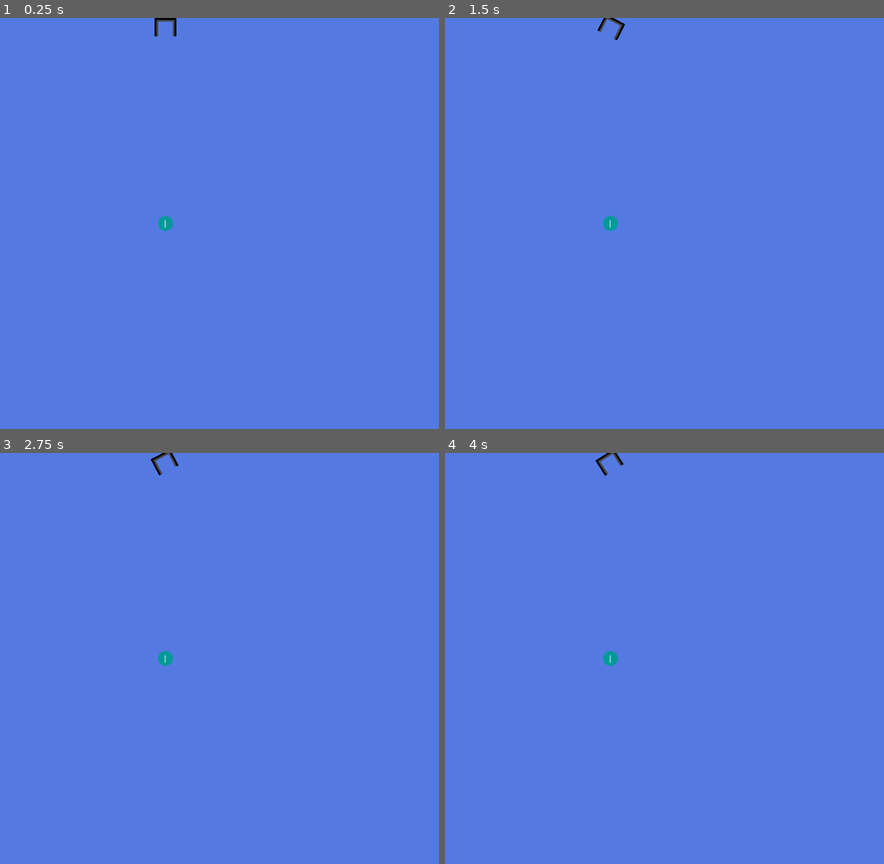
Above: before the commit, frames 1-4 (two rows, left to right).
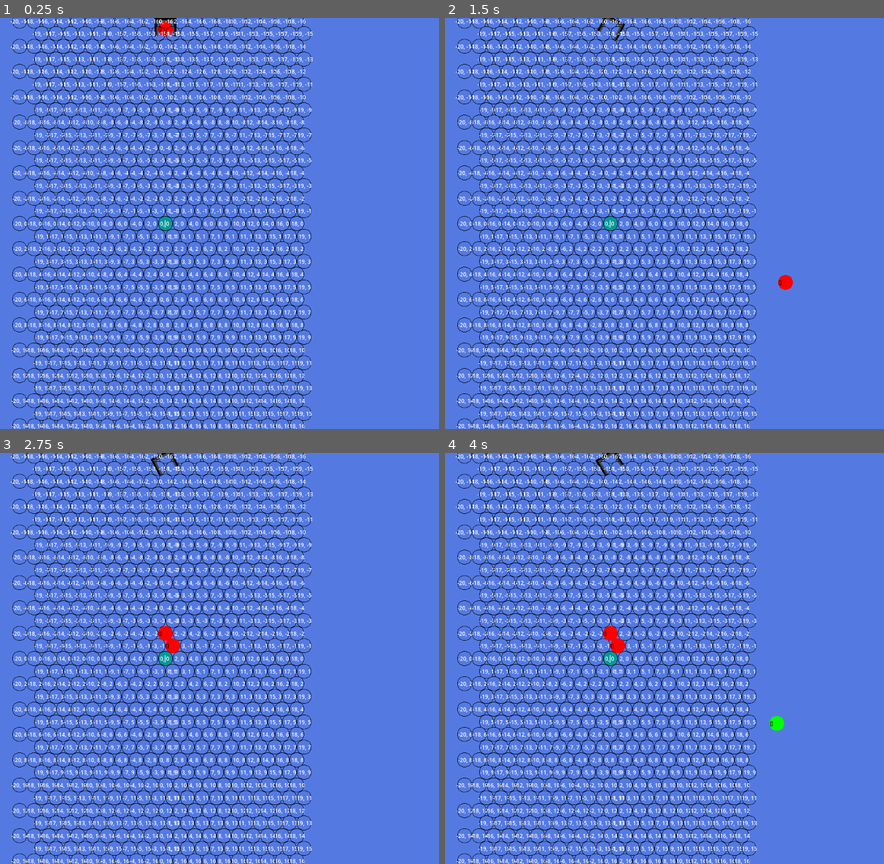
Above: after the commit, the same moments.

Repository: almostNathan/BubbleSpinnerRoguelike
Game: Godot game, scene res://main_arena.tscn
Two runs of this game, one before a commit and one after it. Both use one fixed random seed, a clock stepped at 60 frames per second and the inputs below.
Inputs (mouse positions are in pixels of both pictures, inside the frame that each line leads up to):
- Up to frame 1 (0.25 s): no input
- Up to frame 2 (1.5 s): tap Enter at 0.5 s; move the mouse to (730, 202) at 0.52 s; press the mouse at (730, 202) at 0.53 s; move the mouse to (502, 244) at 1.27 s; release the mouse at (502, 244) at 1.28 s; click (502, 244) at 1.35 s
- Up to frame 3 (2.75 s): move the mouse to (219, 568) at 2.02 s; press the mouse at (219, 568) at 2.03 s
- Up to frame 4 (4 s): move the mouse to (581, 740) at 2.77 s; release the mouse at (581, 740) at 2.78 s; click (581, 740) at 2.85 s; tap Space at 3.5 s; move the mouse to (774, 720) at 3.52 s; press the mouse at (774, 720) at 3.53 s

The runs differ from the first frame. In frame 1, 21% of the frame differs, in the area x 2-72%, y 0-100%; in frame 2, 21%; in frame 3, 21%; in frame 4, 21%, in the area x 2-78%, y 0-100%.
Error before the commit: Parse Error: Identifier "NEIGHBORS" not declared in the current scope. (res://Scripts/ball_grid_manager.gd:110)

Commit message:
figuring out new doubled coord system.

Diff:
--- a/Scenes/base_ball.tscn
+++ b/Scenes/base_ball.tscn
@@ -7,8 +7,8 @@
 radius = 16.0
 
 [sub_resource type="LabelSettings" id="LabelSettings_8jf2s"]
-font_size = 12
-font_color = Color(1, 0, 0, 1)
+font_size = 10
+font_color = Color(0, 0, 0, 1)
 
 [node name="BaseBall" type="Node2D"]
 script = ExtResource("1_8jf2s")
@@ -22,11 +22,11 @@
 shape = SubResource("CircleShape2D_kdads")
 
 [node name="Label" type="Label" parent="."]
-offset_left = -8.0
-offset_top = -9.0
-offset_right = 14.0
-offset_bottom = 14.0
-text = "0"
+offset_left = -15.0
+offset_top = -7.0
+offset_right = 13.0
+offset_bottom = 16.0
+text = "0,0"
 label_settings = SubResource("LabelSettings_8jf2s")
 
 [connection signal="area_entered" from="Area2D" to="." method="_on_area_2d_area_entered"]
--- a/Scripts/ball_grid_manager.gd
+++ b/Scripts/ball_grid_manager.gd
@@ -3,12 +3,17 @@
 
 const BALL_SIZE : int = 32
 const GRID_SIZE : int = 20
-const RELATIVE_RIGHT : Vector2i = Vector2i(1, 0)
-const RELATIVE_LEFT : Vector2i = Vector2i(-1, 0)
-const RELATIVE_UP_RIGHT : Vector2i = Vector2i(0, -1)
-const RELATIVE_UP_LEFT : Vector2i = Vector2i(1, -1)
-const RELATIVE_DOWN_RIGHT : Vector2i = Vector2i(0, 1)
+const RELATIVE_UP_LEFT : Vector2i = Vector2i(-1, -1)
+const RELATIVE_UP_RIGHT : Vector2i = Vector2i(1, -1)
+const RELATIVE_RIGHT : Vector2i = Vector2i(2, 0)
+const RELATIVE_DOWN_RIGHT : Vector2i = Vector2i(1, 1)
 const RELATIVE_DOWN_LEFT : Vector2i = Vector2i(-1, 1)
+const RELATIVE_LEFT : Vector2i = Vector2i(-2, 0)
+const NEIGHBORS : Array[Vector2i] = [
+		RELATIVE_RIGHT, RELATIVE_LEFT,
+		RELATIVE_UP_RIGHT, RELATIVE_UP_LEFT,
+		RELATIVE_DOWN_RIGHT, RELATIVE_DOWN_LEFT
+]
 
 var center_point : Vector2
 var grid_slot_dict : Dictionary[Vector2i, BallGridSlot]
@@ -24,7 +29,7 @@
 	shot_ball.reparent(self, true)
 
 	# find nearest available position to shot_ball
-	var closest_position : Vector2i = Vector2(0,0)
+	var closest_position : Vector2i = Vector2i(0,0)
 	var available_slots = get_available_slots()
 	for slot in available_slots:
 		# determine which slot is the closest to the ball.
@@ -50,6 +55,8 @@
 
 
 	update_available_positions()
+	print(get_connected_group(closest_position))
+
 
 func set_up_grid_locations():
 	#create a dictionary of
@@ -61,12 +68,14 @@
 		else:
 			x_offset = 0
 		for x in range(-GRID_SIZE,GRID_SIZE):
-
-			var new_relative_position = Vector2(x * BALL_SIZE + x_offset, y * (BALL_SIZE/2 * sqrt(3)))
-			var new_ball_grid_slot = ball_grid_slot_scene.instantiate()
-			new_ball_grid_slot.setup(Vector2i(x,y), new_relative_position)
-			self.add_child(new_ball_grid_slot)
-			grid_slot_dict[Vector2i(x,y)] = new_ball_grid_slot
+			if (x+y) % 2 == 0:
+				if x < 0 and x % 2 == 1:
+					x_offset -= BALL_SIZE
+				var new_relative_position = Vector2(floor(x/2) * BALL_SIZE  + x_offset, y * (BALL_SIZE/2 * sqrt(3)))
+				var new_ball_grid_slot : BallGridSlot = ball_grid_slot_scene.instantiate()
+				new_ball_grid_slot.setup(Vector2i(x,y), new_relative_position)
+				self.add_child(new_ball_grid_slot)
+				grid_slot_dict[Vector2i(x,y)] = new_ball_grid_slot
 
 	grid_slot_dict[Vector2i(0,0)].set_ball_in_slot(start_point)
 	update_available_positions()
@@ -84,14 +93,15 @@
 			grid_slot_dict[adjacent_grid_slot].make_available()
 
 
-func get_connected_group(start_pos: Vector2i, grid: Dictionary) -> Array:
-	if not grid.has(start_pos):
+func get_connected_group(start_pos: Vector2i) -> Array[Vector2i]:
+	if not grid_slot_dict.has(start_pos):
 		return []
 
-	var target_color = grid[start_pos].color
-	var visited   := {}
-	var group     := []
-	var queue     := [start_pos]
+	var target_types = grid_slot_dict[start_pos].get_types()
+	var visited : Dictionary[Vector2i, bool] = {}
+	# group -> matching ball slots
+	var group : Array[Vector2i] = []
+	var queue : Array[Vector2i] = [start_pos]
 
 	while queue.size() > 0:
 		var current = queue.pop_front()
@@ -100,16 +110,17 @@
 			continue
 		visited[current] = true
 
-		if not grid.has(current):
+		if not grid_slot_dict.has(current):
 			continue
-		if grid[current].color != target_color:
-			continue
+		#check if the current gridballslot has any matching types to the target.
+		var has_type := func (x: String) -> bool:
+			return target_types.has(x)
+		if grid_slot_dict[current].get_types().any(has_type):
+			group.append(current)
 
-		group.append(current)
+			for offset in NEIGHBORS:
+				var neighbor = current + offset
+				if not visited.has(neighbor):
+					queue.append(neighbor)
 
-		for offset in NEIGHBORS:
-			var neighbor = current + offset
-			if not visited.has(neighbor):
-				queue.append(neighbor)
-
-	return group if group.size() >= 3 else []
+	return group if group.size() >= 3 else group
--- a/Scripts/ball_grid_slot.gd
+++ b/Scripts/ball_grid_slot.gd
@@ -1,12 +1,12 @@
 extends Node2D
 class_name BallGridSlot
 
-const RELATIVE_RIGHT : Vector2i = Vector2i(1, 0)
-const RELATIVE_LEFT : Vector2i = Vector2i(-1, 0)
-const RELATIVE_UP_RIGHT : Vector2i = Vector2i(0, -1)
-const RELATIVE_UP_LEFT : Vector2i = Vector2i(1, -1)
-const RELATIVE_DOWN_RIGHT : Vector2i = Vector2i(0, 1)
+const RELATIVE_UP_LEFT : Vector2i = Vector2i(-1, -1)
+const RELATIVE_UP_RIGHT : Vector2i = Vector2i(1, -1)
+const RELATIVE_RIGHT : Vector2i = Vector2i(2, 0)
+const RELATIVE_DOWN_RIGHT : Vector2i = Vector2i(1, 1)
 const RELATIVE_DOWN_LEFT : Vector2i = Vector2i(-1, 1)
+const RELATIVE_LEFT : Vector2i = Vector2i(-2, 0)
 
 var relative_positions_array : Array[Vector2i] = [RELATIVE_RIGHT, RELATIVE_LEFT, RELATIVE_UP_RIGHT, RELATIVE_UP_LEFT, RELATIVE_DOWN_RIGHT, RELATIVE_DOWN_LEFT]
 
@@ -17,12 +17,13 @@
 var ball_in_slot : BaseBall
 var is_active = true
 var is_available = false
+var types : Array[String] = []
 
 func setup(grid_position, new_position) -> void:
 	self.grid_position = grid_position
 	self.position = new_position
 	self.center_point = center_point
-	$Label.text = str(grid_position)
+	$Label.text = str(grid_position).substr(1,str(grid_position).find(')')-1)
 
 func get_current_position() -> Vector2:
 	return position
@@ -52,6 +53,11 @@
 		adjacent_grid_positions_array.append(grid_position + position_change)
 	return adjacent_grid_positions_array
 
+func get_types() -> Array[String]:
+	if ball_in_slot:
+		return types + ball_in_slot.get_types()
+	else:
+		return types
 func has_ball() -> bool:
 	if ball_in_slot != null:
 		return true
--- a/Scripts/base_ball.gd
+++ b/Scripts/base_ball.gd
@@ -34,6 +34,9 @@
 	types.append(new_type)
 	self.color = new_color
 
+func get_types() -> Array[String]:
+	return types
+
 func on_bounce():
 	pass
 
Not shown, added: Scenes/ball_grid_manager.tscn5457930579.tmp
